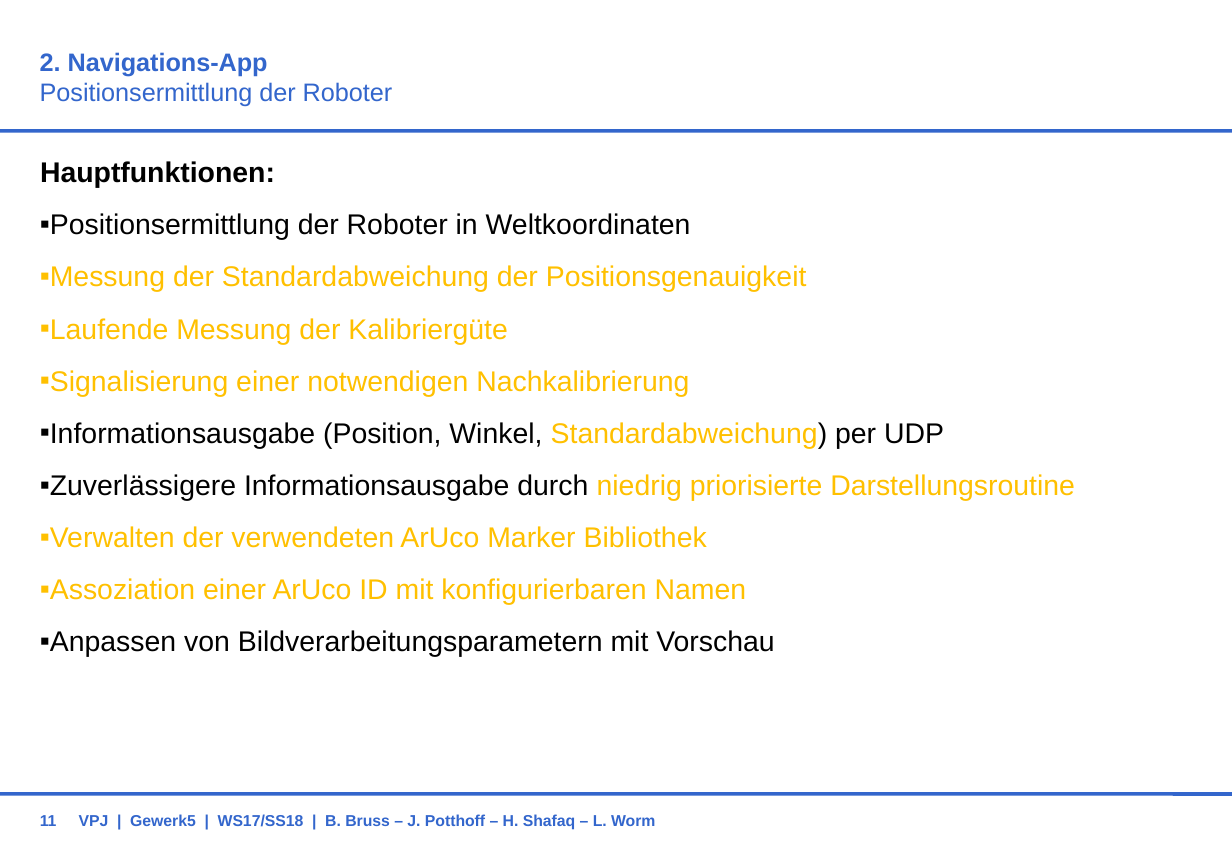
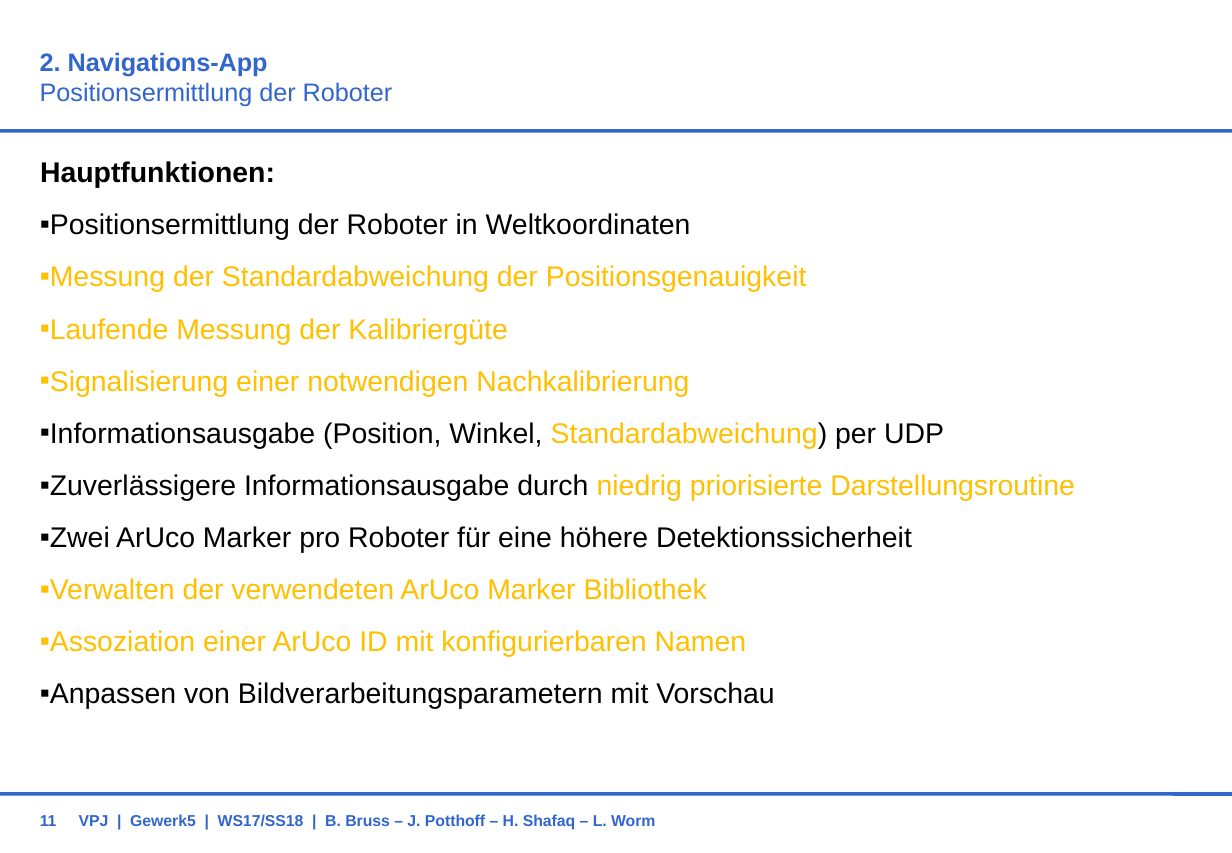
Before and after one commit to BBRUSS/VPJW17G5, a slide deck: slide 11 of 11_Orga/KonzeptG5.ppt. Drawn at 1232x853 pixels with LibreOffice and Linux fonts; fonts in the diff are those of the drawing; background and template pictures are left out. Boxes give left, top, right and bottom in pixels: in the first picture for what was removed or moved away, otherwise in the second. Text is boxed around its words. In the diff, an @@ line names an element or a change of style, - is before the commit and + after.

Commit message:
Revert "finalxxx"
This reverts commit 7a4f12684d7791586ef737963109058b620d6efd.

```diff
--- a/11_Orga/KonzeptG5.ppt
+++ b/11_Orga/KonzeptG5.ppt
@@ text at [40,526,912,552]: paragraph added @@
+  ▪ Zwei ArUco Marker pro Roboter für eine höhere Detektionssicherheit
```
